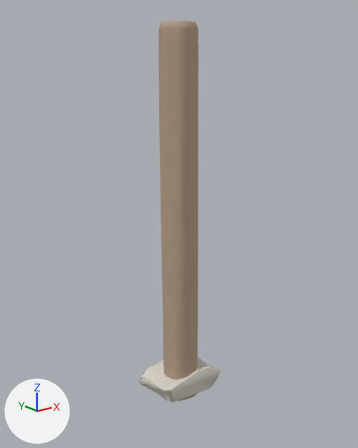
The glTF model assets/tower/approved-library/architecture/bagana-f2-3x13x3-v2.glb: old version first, new version second.
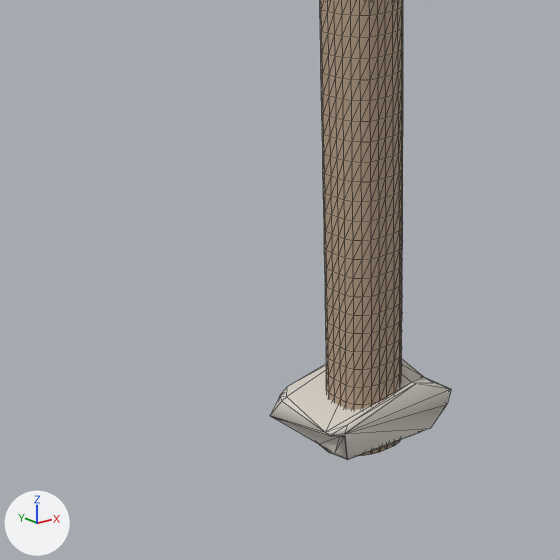
Each version appears first whole from a 50 mm lens placed at (-2.342, -2.922, 1.313), pointed at (0.023, 0.034, 0.131), and next in a close-up on the part from 4% to 75% of the width and 43% to 100% of the height. The axes (+X, +Y, +Z) are drawn at lower left. The lights are the same throughout. The first two pictures are the older version. The close-ups show mesh edges as thin lines.

The first close-up shows 'bagana_stone', 'bagana_wood'.
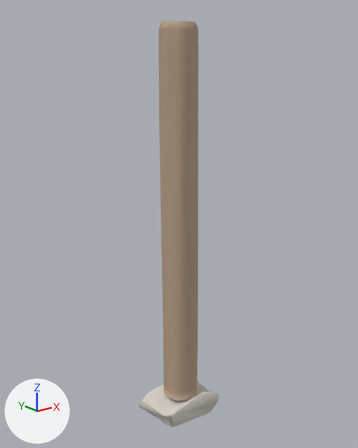
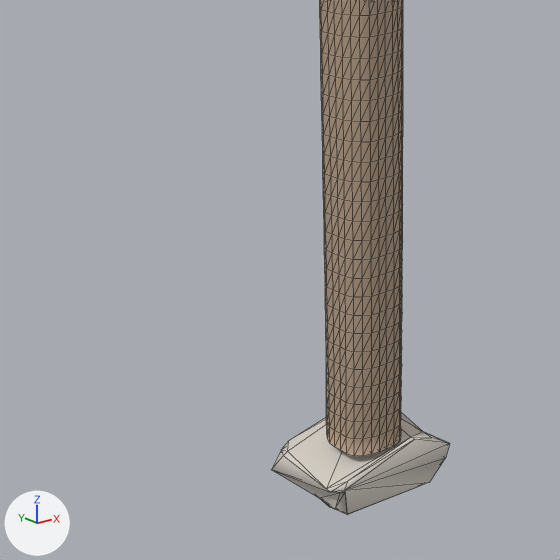
Pixel boxes (x1, y1, x2, y2) of what changed, in the close-ups (560 x 560 px):
'bagana_stone', moved
    before: (270, 360, 451, 460)
    after: (272, 413, 450, 515)

The change in detail:
me_bagana_form_2_stone is used by ob_bagana_stone; location (0.0, 0.0, 0.0).
me_bagana_form_2_stone had 41 vertices, 78 faces and spanned x -0.303..0.303, y -0.227..0.227, z -1.375..-1.125.
me_bagana_form_2_stone now has 41 vertices, 78 faces and spans x -0.303..0.303, y -0.227..0.227, z -1.625..-1.375.
me_bagana_form_2_stone part 1: the whole mesh is moved by (0.0, 0.0, -0.25).
